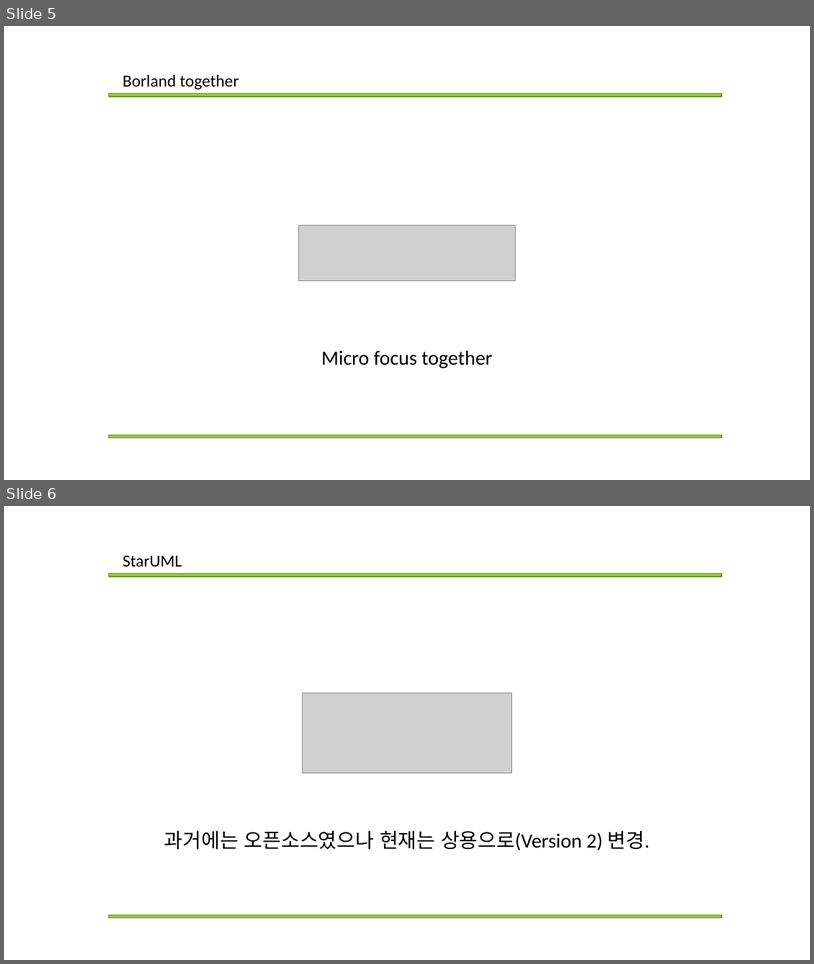
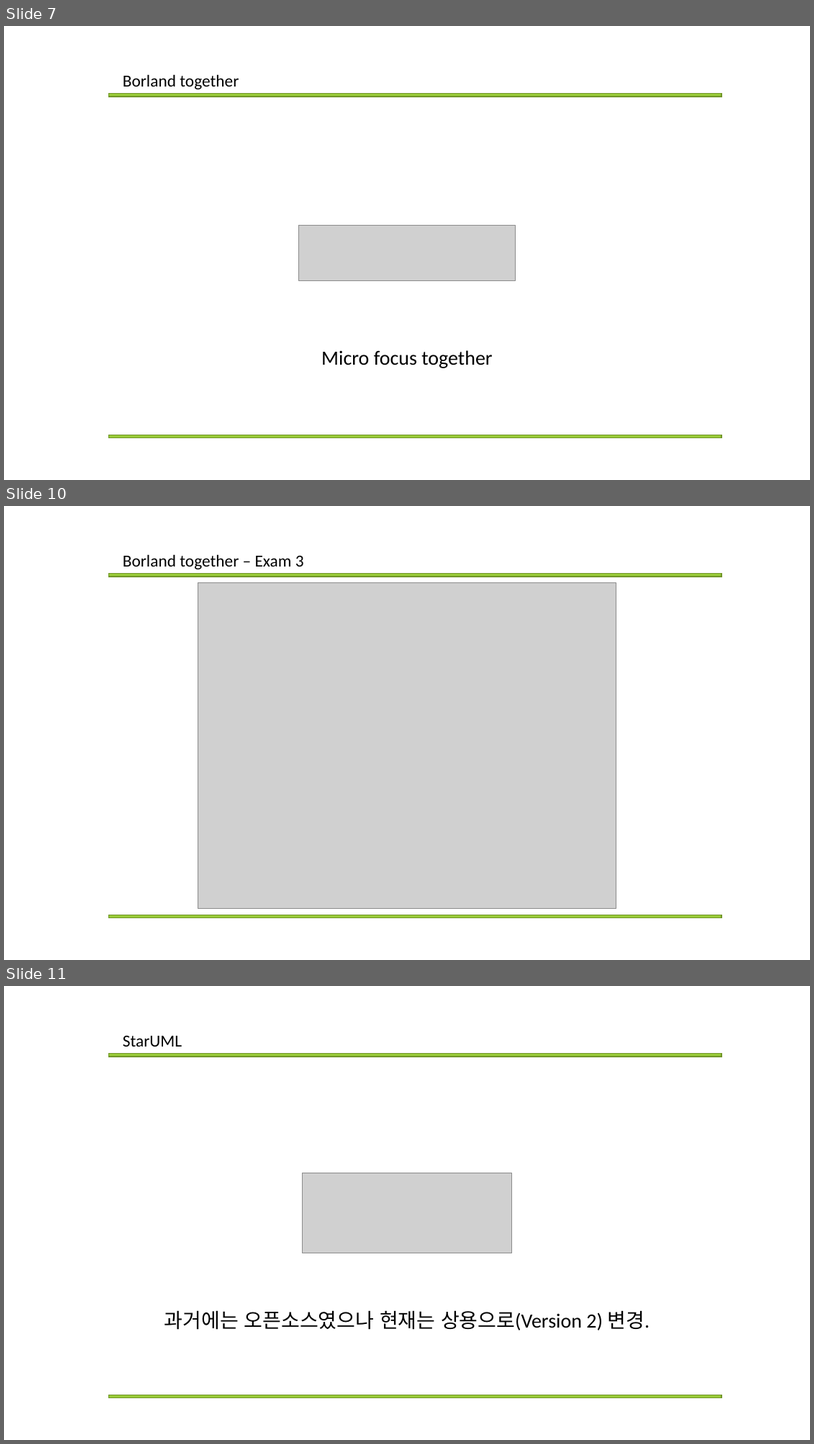
Before and after one commit to Mikusnuz/MyPractice, a slide deck: Study/11. Rational rose + StarUML + Borland together.pptx. Shown one above the other, each under a label of ours: slides 5 and 6 before the commit, slides 7, 10 and 11 after it; the slides between them are not shown. The pictures are 814x964 and 814x1444 pixels, drawn with LibreOffice and Linux fonts; fonts in the diff are those of the drawing; grey boxes stand for pictures. Boxes give left, top, right and bottom in pixels: in the first picture for what was removed or moved away, otherwise in the second. Text is boxed around its words. In the diff, an @@ line names an element or a change of style, - is before the commit and + after.

```diff
--- a/Study/11. Rational rose + StarUML + Borland together.pptx
+++ b/Study/11. Rational rose + StarUML + Borland together.pptx
@@ slide 10 added at (4, 506, 810, 960), background #FFFFFF @@
@@ text added at (123, 554, 304, 569), 20 pt, text #000000 @@
+Borland together – Exam 3
@@ rectangle added at (108, 574, 722, 577), fill #99CB38, outline #719629 1 pt @@
@@ picture added at (198, 583, 616, 909) @@
@@ rectangle added at (108, 914, 722, 917), fill #99CB38, outline #719629 1 pt @@
@@ what was slide 5 is now slide 7 @@
@@ what was slide 6 is now slide 11 @@
```
Also in this commit, not shown: 3 slides changed, 5 other slides added, 3 other files.
